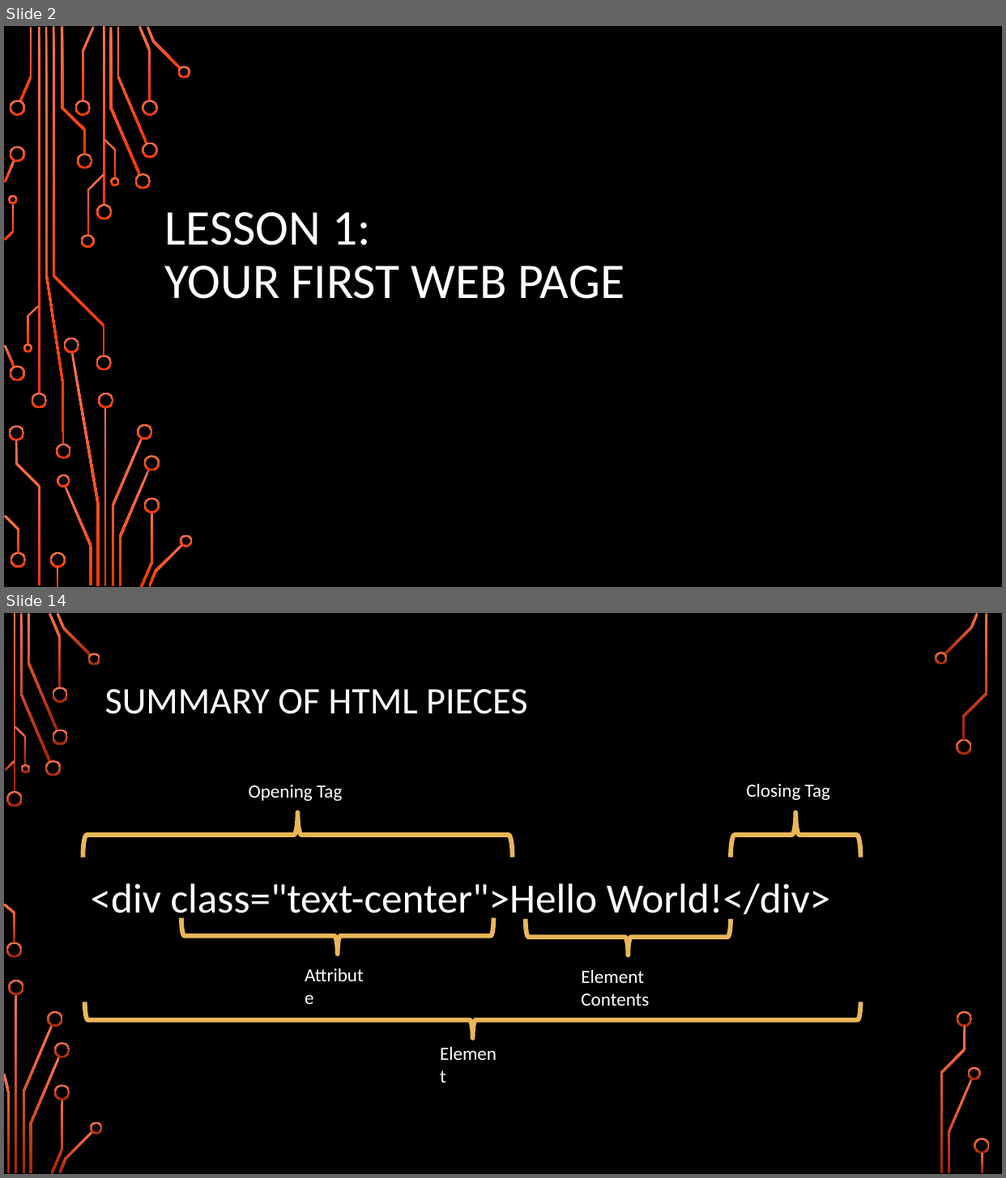
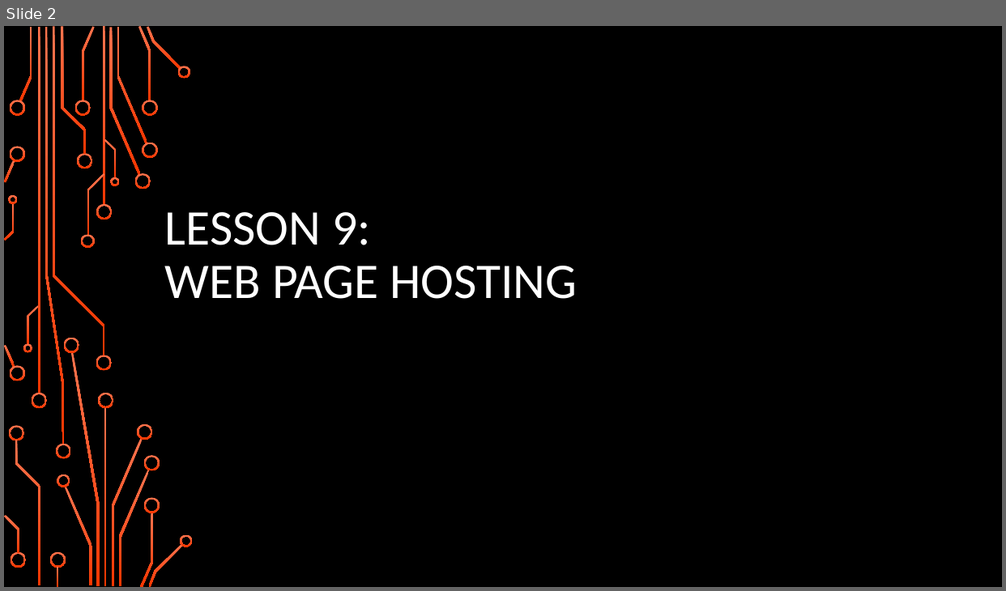
Before and after one commit to wags1999/Web-Design-Using-Bootstrap, a slide deck: Slides/Lesson 9.pptx. Shown one above the other, each under a label of ours: slides 2 and 14 before the commit, slide 2 after it; the slides between them are not shown. The pictures are 1006x1178 and 1006x591 pixels, drawn with LibreOffice and Linux fonts; fonts in the diff are those of the drawing; background and template pictures are left out. Boxes give left, top, right and bottom in pixels: in the first picture for what was removed or moved away, otherwise in the second. Text is boxed around its words. In the diff, an @@ line names an element or a change of style, - is before the commit and + after.

Commit message:
Updated lesson 9 slides

```diff
--- a/Slides/Lesson 9.pptx
+++ b/Slides/Lesson 9.pptx
@@ slide 14 removed at (x1=4, y1=613, x2=1002, y2=1174), background picture (left out) @@
@@ title removed at (x1=105, y1=689, x2=527, y2=714) @@
-SUMMARY OF HTML PIECES
@@ text removed at (x1=249, y1=785, x2=342, y2=801) @@
-Opening Tag
@@ text removed at (x1=746, y1=784, x2=830, y2=800) @@
-Closing Tag
@@ left brace removed at (x1=83, y1=813, x2=513, y2=858) @@
@@ left brace removed at (x1=731, y1=813, x2=861, y2=858) @@
@@ text removed at (x1=91, y1=884, x2=830, y2=922) @@
-<div class="text-center">Hello World!</div>
@@ left brace removed at (x1=181, y1=918, x2=493, y2=954) @@
@@ left brace removed at (x1=526, y1=919, x2=731, y2=955) @@
@@ text removed at (x1=297, y1=960, x2=377, y2=990) @@
-Attribute
@@ text removed at (x1=581, y1=970, x2=649, y2=1006) @@
-Element Contents
@@ left brace removed at (x1=85, y1=1003, x2=860, y2=1038) @@
@@ text removed at (x1=432, y1=1038, x2=505, y2=1068) @@
-Element
@@ group removed at (x1=4, y1=613, x2=990, y2=1174): 33 freeform shapes, 3 rectangles @@
@@ slide 2 changed as well @@
@@ title at (x1=165, y1=212, x2=577, y2=299): text changed @@
-LESSON 1:
-YOUR FIRST WEB PAGE
+LESSON 9:
+WEB PAGE HOSTING
```
Also in this commit, not shown: 2 other slides changed, 13 other slides removed.
